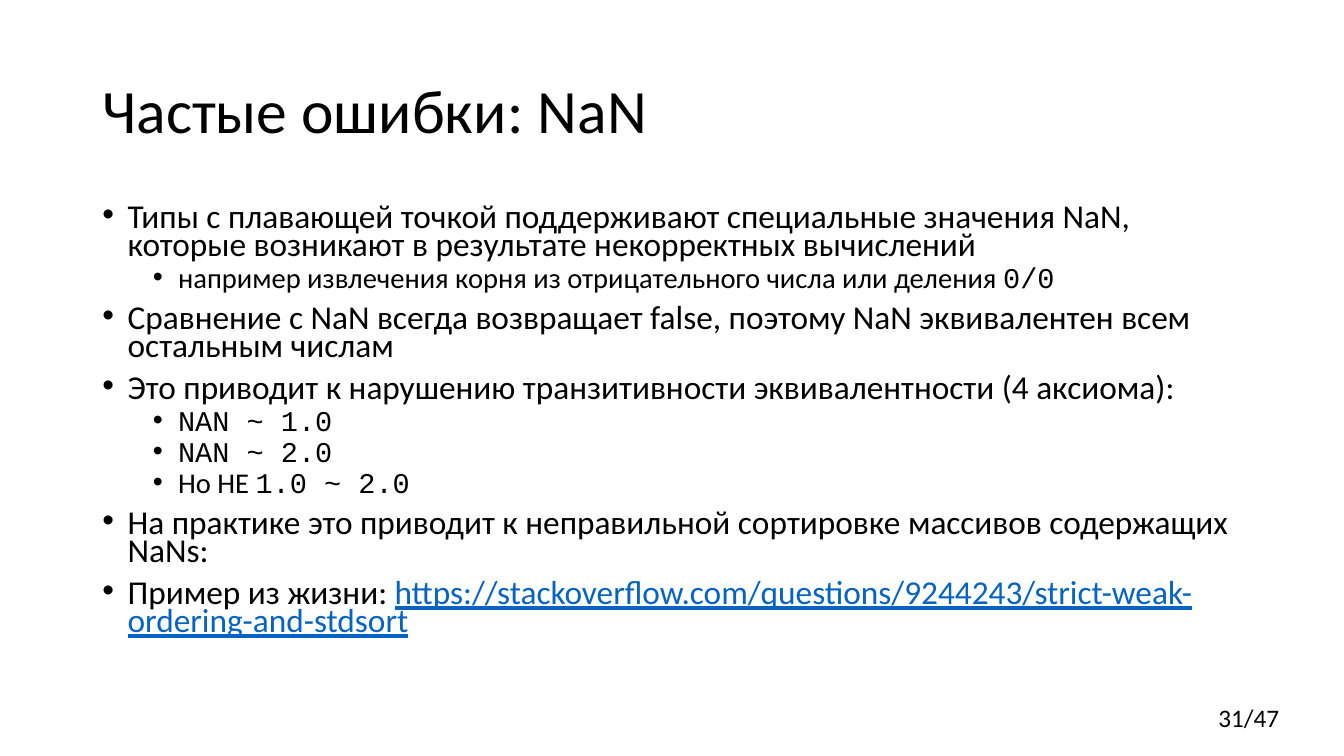
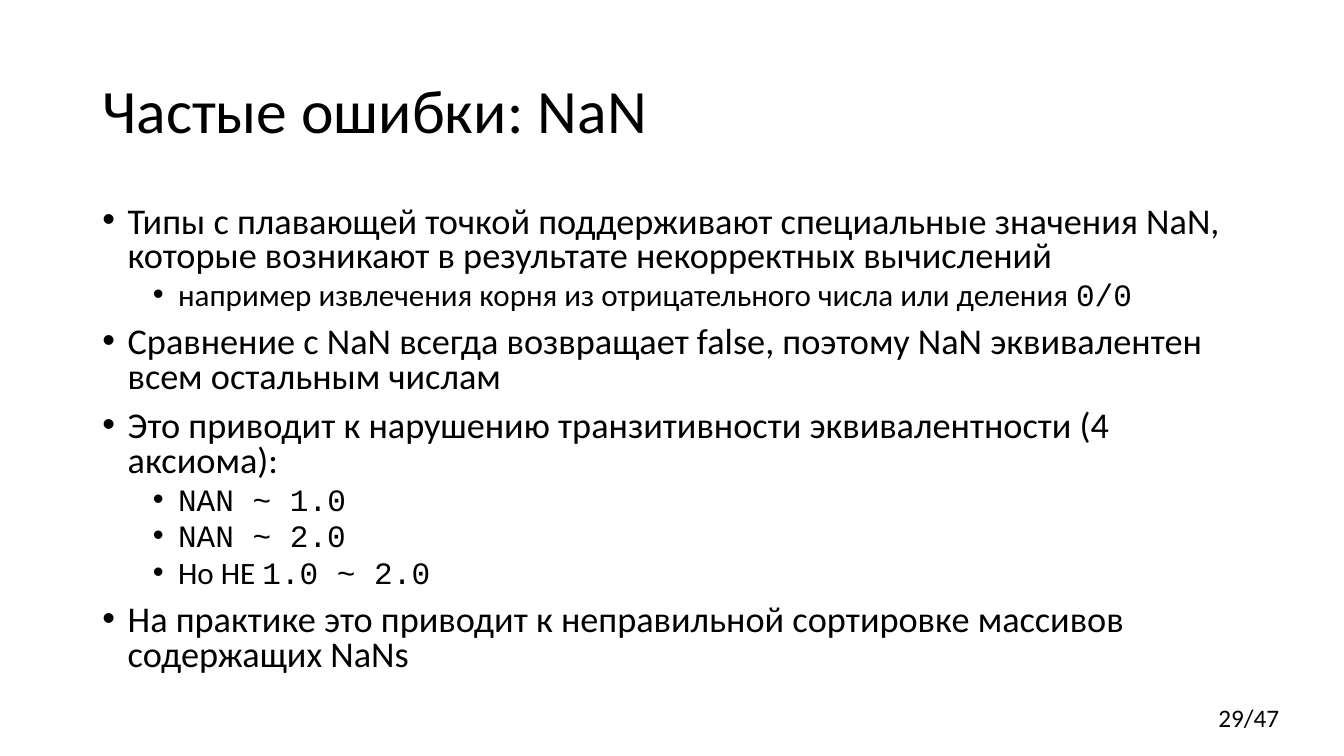
Before and after one commit to yugr/CppRussia, a slide deck: slide 29 of 2023/RU.pptx (slide 31 before the commit). Drawn at 1344x756 pixels with LibreOffice and Linux fonts; fonts in the diff are those of the drawing. Boxes give left, top, right and bottom in pixels: in the first picture for what was removed or moved away, otherwise in the second. Text is boxed around its words. In the diff, an @@ line names an element or a change of style, - is before the commit and + after.

```diff
--- a/2023/RU.pptx
+++ b/2023/RU.pptx
@@ text at [128,209,1219,585]: size 23.8 to 25.9 pt in "Типы с плавающей точкой поддерживают специальные значения ...", "Сравнение с NaN всегда возвращает false, поэтому ...", "Это приводит к нарушению транзитивности эквивалентности (4 ..."; size 20.4 to 22.2 pt in "например извлечения корня из отрицательного числа или ...", "NAN ~ 1.0", "NAN ~ 2.0", "Но НЕ 1.0 ~ 2.0"; line spacing 0.7 to 0.8 @@
@@ text at [128,607,1124,673]: text changed; size 23.8 to 25.9 pt @@
-• На практике это приводит к неправильной сортировке массивов содержащих NaNs:
-• Пример из жизни: https://stackoverflow.com/questions/9244243/strict-weak-ordering-and-stdsort
+• На практике это приводит к неправильной сортировке массивов содержащих NaNs
@@ page number at [1218,709,1279,728]: text changed @@
-31/47
+29/47
```
Also in this commit, not shown: 17 other slides changed, 3 slides added.
